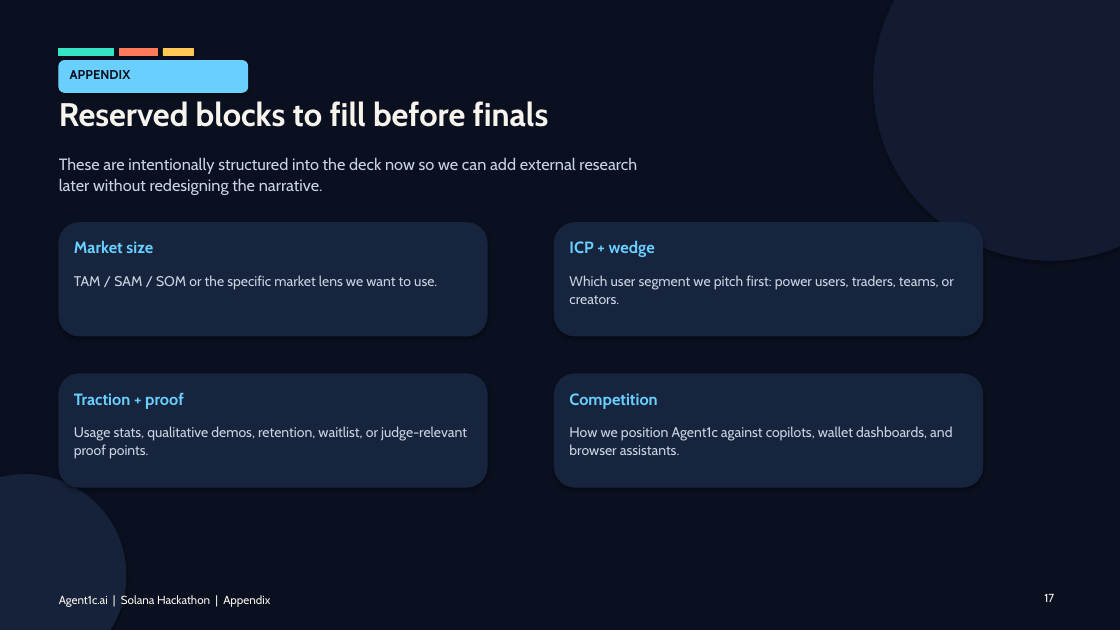
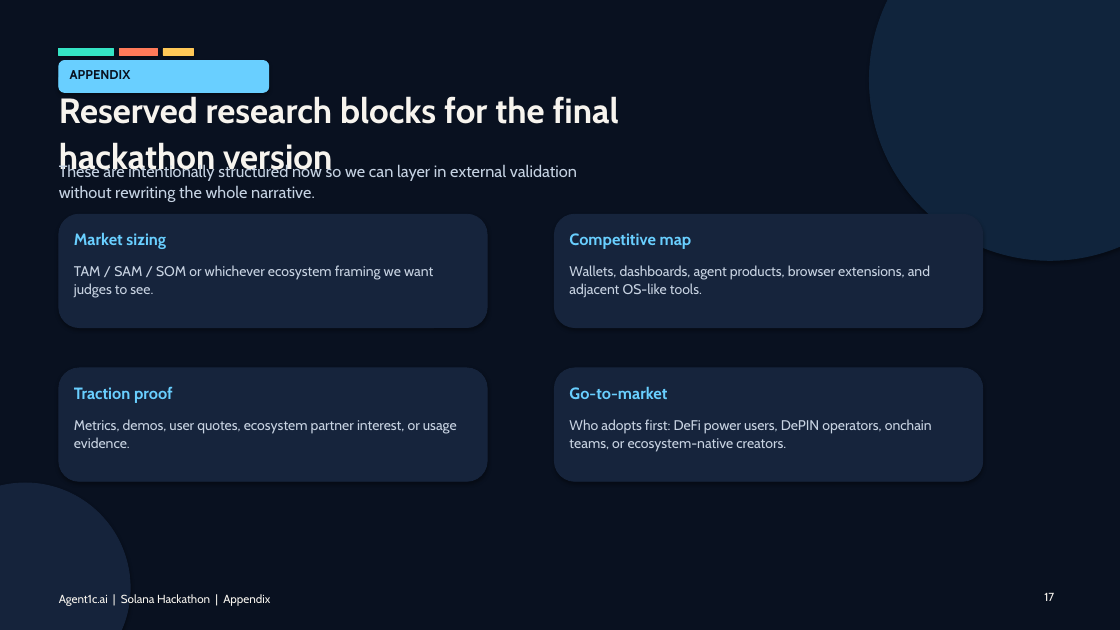
Before and after one commit to agent1c-ai/agent1c-ai.github.io, a slide deck: slide 17 of hackathon/agent1c-solana-hackathon-pitch-deck.pptx. Drawn at 1120x630 pixels with LibreOffice and Linux fonts; fonts in the diff are those of the drawing. Boxes give left, top, right and bottom in pixels: in the first picture for what was removed or moved away, otherwise in the second. Text is boxed around its words. In the diff, an @@ line names an element or a change of style, - is before the commit and + after.

```diff
--- a/hackathon/agent1c-solana-hackathon-pitch-deck.pptx
+++ b/hackathon/agent1c-solana-hackathon-pitch-deck.pptx
@@ rectangle at box(0, 0, 1120, 630): fill #0B1020 to #091120; outline #0B1020 0.75 pt to #091120 0.75 pt @@
@@ ellipse: place and size @@
-ellipse at box(874, 0, 1120, 260)
+ellipse at box(870, 0, 1120, 260)
@@ ellipse at box(870, 0, 1120, 260): fill #121B31 to #10243C; outline #121B31 0.75 pt to #10243C 0.75 pt @@
@@ rounded rectangle: place and size @@
-rounded rectangle at box(59, 60, 248, 92)
+rounded rectangle at box(59, 60, 269, 92)
@@ text "APPENDIX" at box(70, 70, 131, 79): text colour #0B1020 to #091120 @@
@@ text at box(59, 96, 619, 178): text changed; size 28 to 30 pt @@
-Reserved blocks to fill before finals
+Reserved research blocks for the final hackathon version
@@ text at box(59, 164, 577, 202): text changed; text colour #C7D3E2 to #C5D2E2 @@
-These are intentionally structured into the deck now so we can add external research later without redesigning the narrative.
+These are intentionally structured now so we can layer in external validation without rewriting the whole narrative.
@@ rounded rectangle: place and size @@
-rounded rectangle at box(59, 223, 487, 336)
+rounded rectangle at box(59, 214, 487, 328)
@@ text at box(74, 232, 166, 249): text changed @@
-Market size
+Market sizing
@@ fill #17243D to #16243C; outline #17243D 0.75 pt to #16243C 0.75 pt in 4 elements at box(59, 368, 487, 481), box(555, 368, 983, 481), box(59, 214, 487, 328), box(555, 214, 983, 328) @@
@@ rounded rectangle: place and size @@
-rounded rectangle at box(555, 223, 983, 336)
+rounded rectangle at box(555, 214, 983, 328)
@@ text at box(569, 233, 692, 249): text changed @@
-ICP + wedge
+Competitive map
@@ text at box(74, 265, 433, 298): text changed @@
-TAM / SAM / SOM or the specific market lens we want to use.
+TAM / SAM / SOM or whichever ecosystem framing we want judges to see.
@@ text at box(569, 265, 930, 297): text changed @@
-Which user segment we pitch first: power users, traders, teams, or creators.
+Wallets, dashboards, agent products, browser extensions, and adjacent OS-like tools.
@@ rounded rectangle: place and size @@
-rounded rectangle at box(59, 374, 487, 487)
+rounded rectangle at box(59, 368, 487, 481)
@@ text at box(74, 386, 173, 403): text changed @@
-Traction + proof
+Traction proof
@@ rounded rectangle: place and size @@
-rounded rectangle at box(555, 374, 983, 487)
+rounded rectangle at box(555, 368, 983, 481)
@@ text at box(569, 386, 667, 399): text changed @@
-Competition
+Go-to-market
@@ text at box(74, 419, 457, 448): text changed @@
-Usage stats, qualitative demos, retention, waitlist, or judge-relevant proof points.
+Metrics, demos, user quotes, ecosystem partner interest, or usage evidence.
@@ text at box(569, 419, 932, 452): text changed @@
-How we position Agent1c against copilots, wallet dashboards, and browser assistants.
+Who adopts first: DeFi power users, DePIN operators, onchain teams, or ecosystem-native creators.
@@ ellipse: place and size @@
-ellipse at box(0, 475, 126, 630)
+ellipse at box(0, 483, 130, 630)
@@ ellipse at box(0, 483, 130, 630): fill #16223A to #15233B; outline #16223A 0.75 pt to #15233B 0.75 pt @@
```
Also in this commit, not shown: 16 slides added, 16 slides removed, 1 other file.
